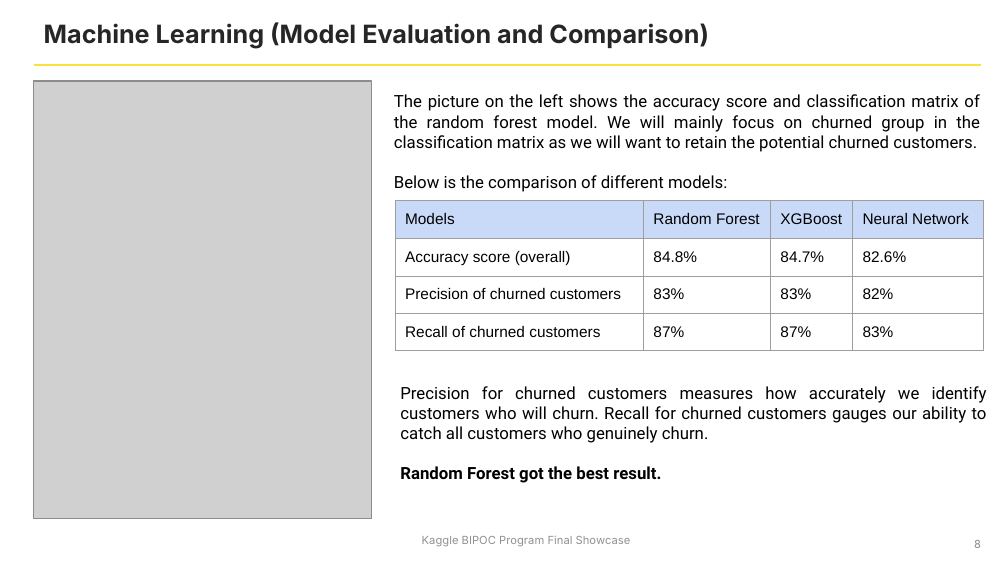
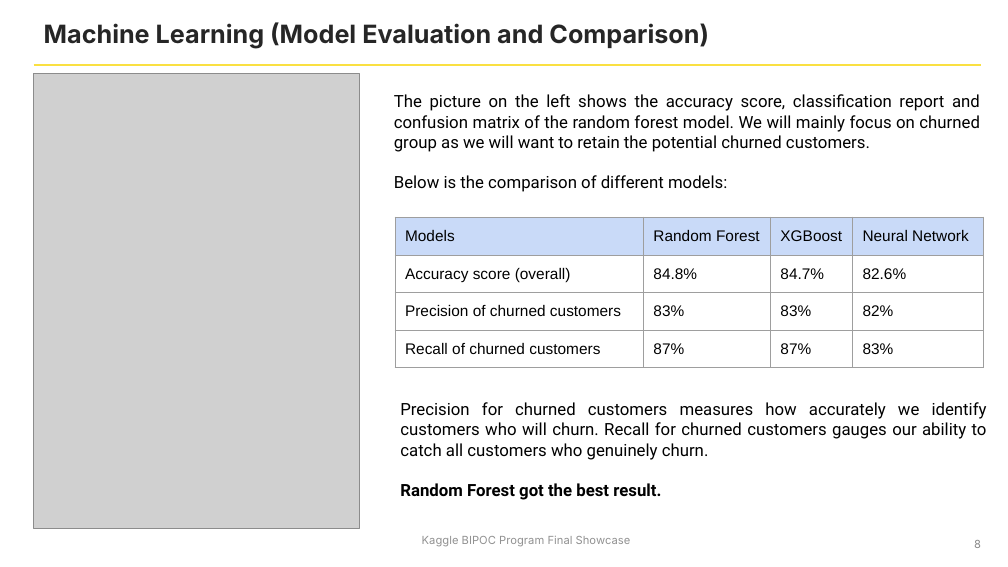
Before and after one commit to Lavinialau/Telecom-churn, a slide deck: slide 8 of 03_assets/Customer_Churn_in_Telecom.pptx. Drawn at 1008x567 pixels with LibreOffice and Linux fonts; fonts in the diff are those of the drawing; grey boxes stand for pictures; background and template pictures are left out. Boxes give left, top, right and bottom in pixels: in the first picture for what was removed or moved away, otherwise in the second. Text is boxed around its words. In the diff, an @@ line names an element or a change of style, - is before the commit and + after.

```diff
--- a/03_assets/Customer_Churn_in_Telecom.pptx
+++ b/03_assets/Customer_Churn_in_Telecom.pptx
@@ picture: place and size @@
-picture at [33,81,371,518]
+picture at [33,74,359,528]
@@ text in rectangle at [394,94,980,152]: text changed @@
-The picture on the left shows the accuracy score and classification matrix of the random forest model. We will mainly focus on churned group in the classification matrix as we will want to retain the potential churned customers.
+The picture on the left shows the accuracy score, classification report and confusion matrix of the random forest model. We will mainly focus on churned group as we will want to retain the potential churned customers.
@@ table: place and size @@
-table at [395,201,983,531]
+table at [395,217,983,547]
@@ rectangle "Precision for churned customers measures ...": place and size @@
-rectangle "Precision for churned customers measures ..." at [390,372,998,508]
+rectangle "Precision for churned customers measures ..." at [390,389,998,525]
```
Also in this commit, not shown: 4 other slides changed, 3 other files.
